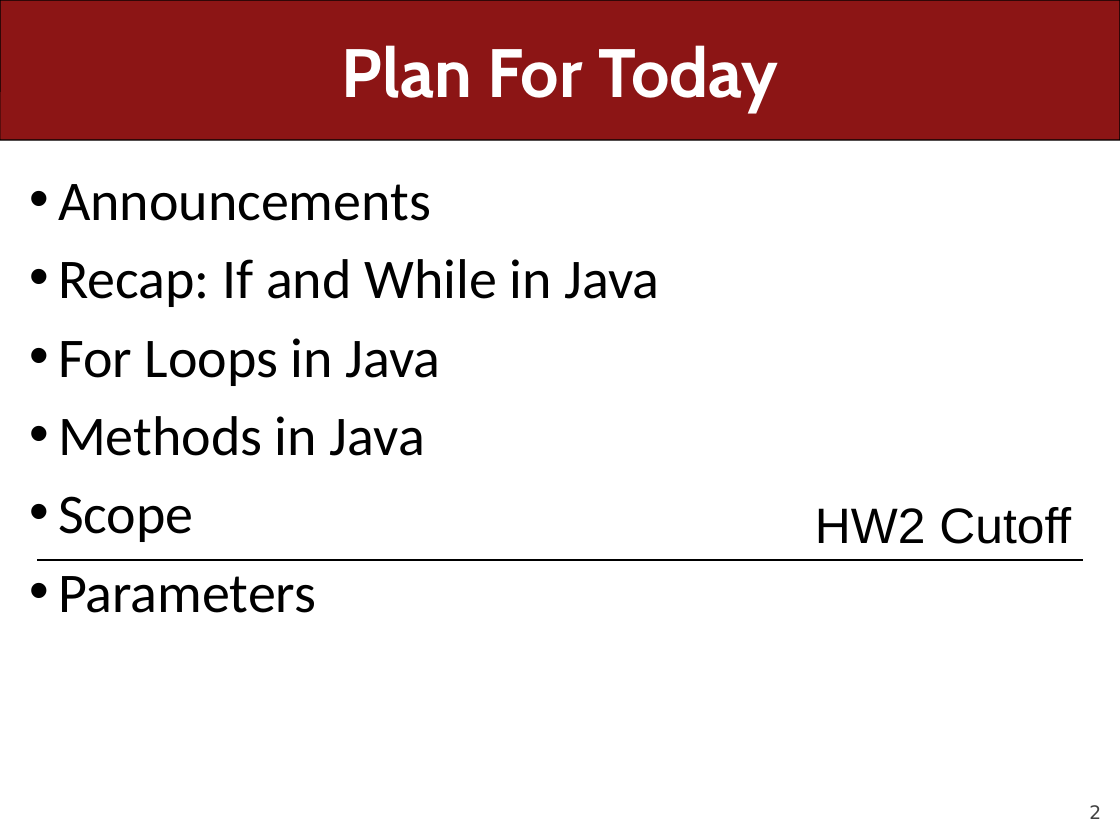
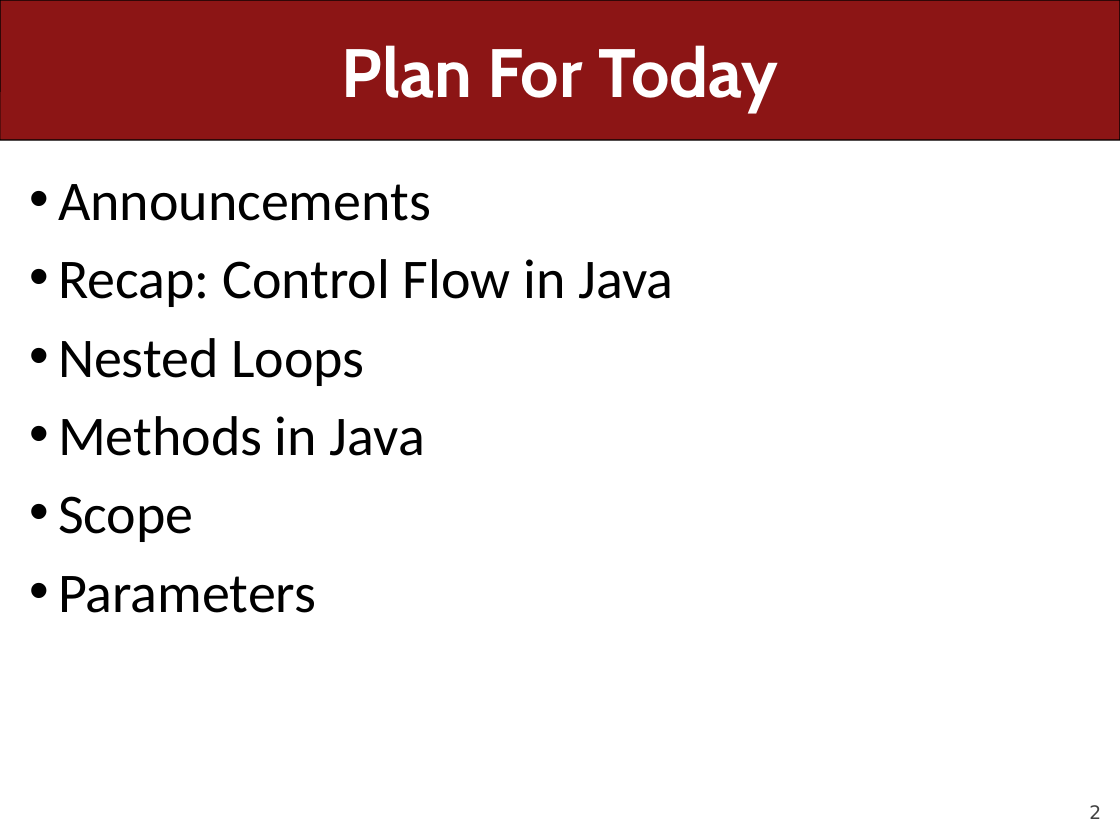
Before and after one commit to ckincaid17/cs106a-summer-2018, a slide deck: slide 2 of WWW/lectures/Lecture6/Lecture6.pptx. Drawn at 1120x840 pixels with LibreOffice and Linux fonts; fonts in the diff are those of the drawing. Boxes give left, top, right and bottom in pixels: in the first picture for what was removed or moved away, otherwise in the second. Text is boxed around its words. In the diff, an @@ line names an element or a change of style, - is before the commit and + after.

```diff
--- a/WWW/lectures/Lecture6/Lecture6.pptx
+++ b/WWW/lectures/Lecture6/Lecture6.pptx
@@ text at (58, 259, 673, 386): text changed @@
-• Recap: If and While in Java
-• For Loops in Java
+• Recap: Control Flow in Java
+• Nested Loops
@@ text removed at (815, 507, 1071, 544) @@
-HW2 Cutoff
@@ line removed from (37, 560) to (1083, 560) @@
```
Also in this commit, not shown: 41 other slides changed, 7 slides added, 20 slides removed, 1 other file.
